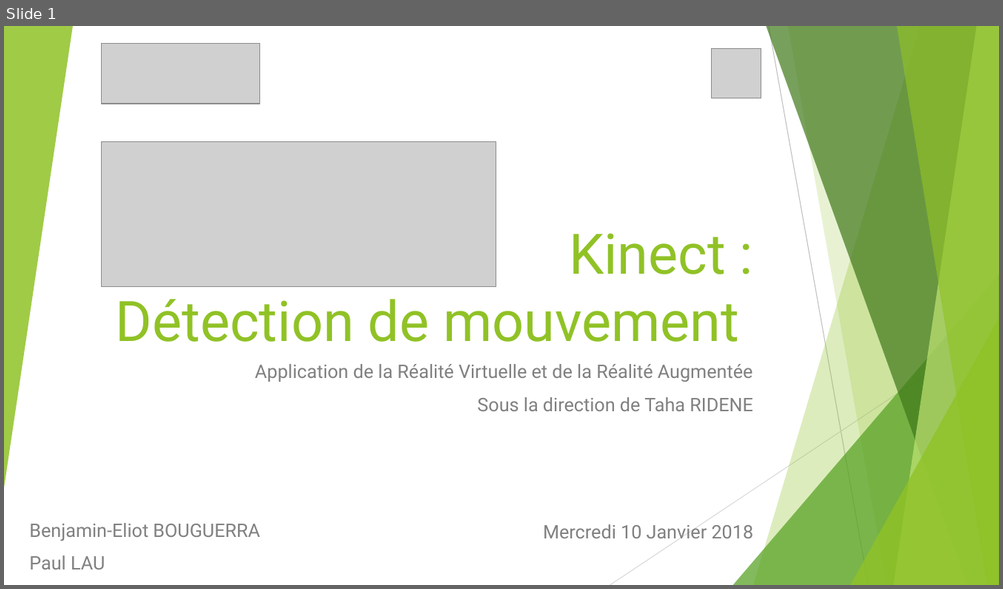
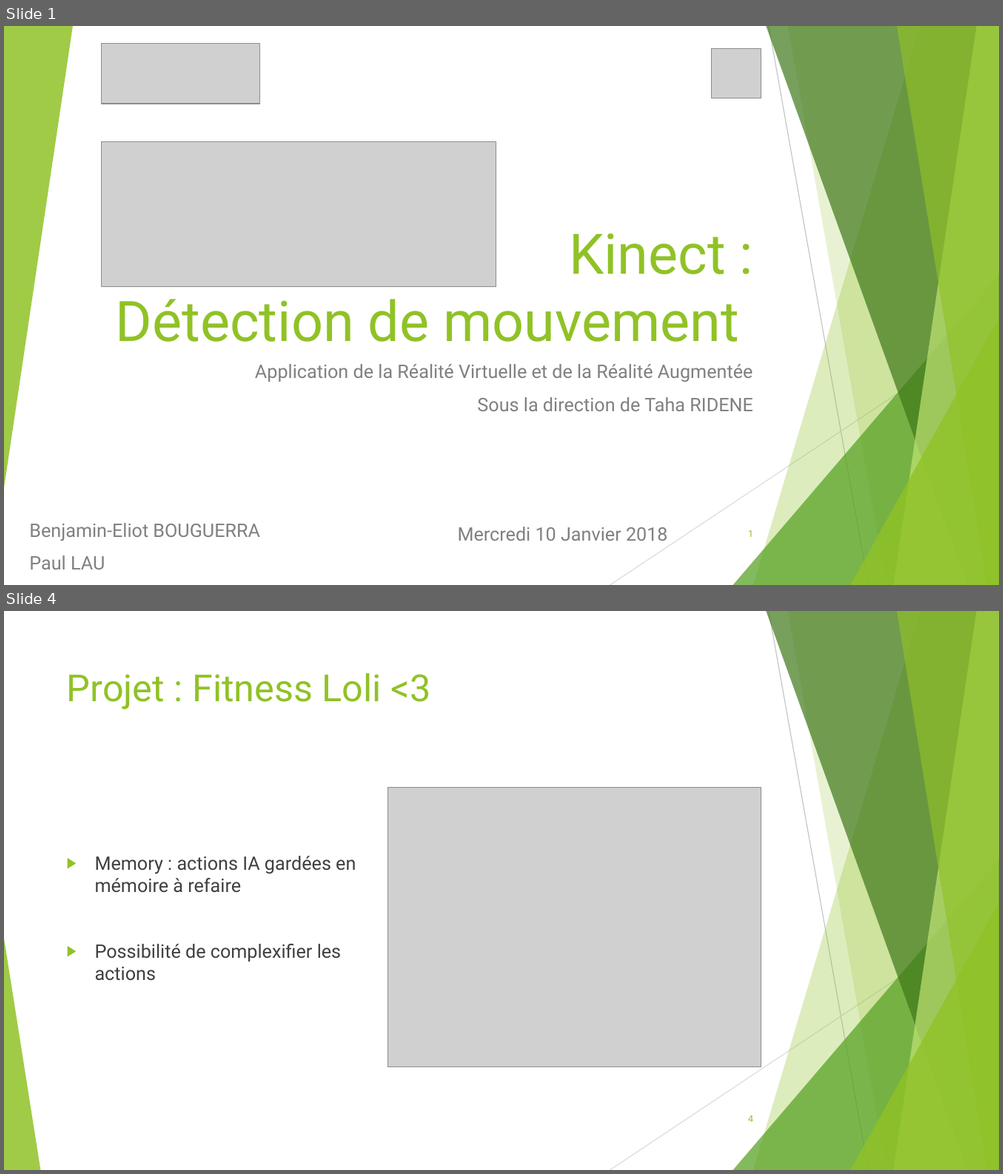
Before and after one commit to Pangels/RVRA3D, a slide deck: Kinect.pptx. Shown one above the other, each under a label of ours: slide 1 before the commit, slides 1 and 4 after it; the slides between them are not shown. The pictures are 1003x589 and 1003x1174 pixels, drawn with LibreOffice and Linux fonts; fonts in the diff are those of the drawing; grey boxes stand for pictures. Boxes give left, top, right and bottom in pixels: in the first picture for what was removed or moved away, otherwise in the second. Text is boxed around its words. In the diff, an @@ line names an element or a change of style, - is before the commit and + after.

```diff
--- a/Kinect.pptx
+++ b/Kinect.pptx
@@ slide 4 added at [4, 611, 999, 1170], background #FFFFFF; not listed: 9 template elements that a slide beside it also shows @@
@@ title added at [67, 673, 431, 709], 36 pt, text #90C226 @@
+Projet : Fitness Loli <3
@@ picture added at [387, 787, 760, 1067] @@
@@ text added at [95, 856, 356, 981], 18 pt, text #404040 @@
+▶ Memory : actions IA gardées en mémoire à refaire
+▶ Possibilité de complexifier les actions
@@ triangle added at [4, 939, 40, 1170], fill #90C226 at 85% opacity @@
@@ page number added at [748, 1116, 753, 1122], 9 pt, text #90C226 @@
+4
@@ slide 1 changed as well @@
@@ text "Mercredi 10 Janvier 2018": place and size @@
-text "Mercredi 10 Janvier 2018" at [543, 525, 754, 539]
+text "Mercredi 10 Janvier 2018" at [458, 527, 668, 541]
@@ page number added at [748, 531, 753, 537], 9 pt, text #90C226 @@
+1
```
Also in this commit, not shown: 2 other slides added, 4 other files.
